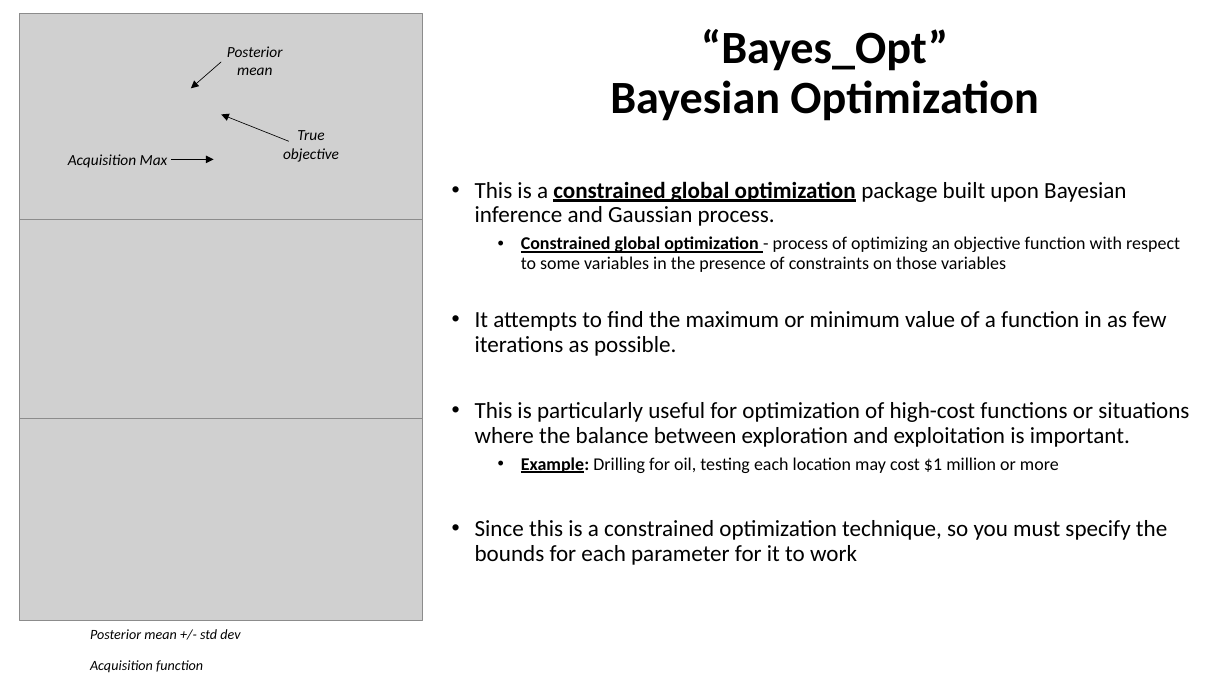
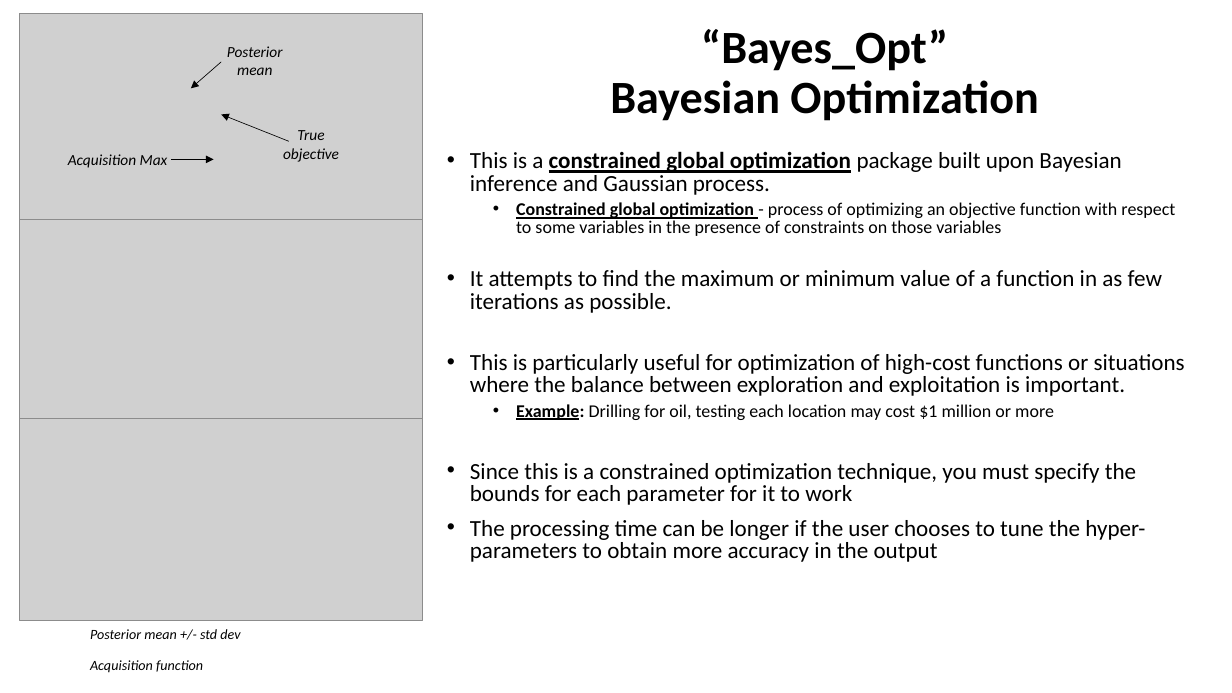
Before and after one commit to Optimistic-Optimizers/Black-Box-Optimization, a slide deck: slide 4 of Exploring Various Optimizers (1).pptx. Drawn at 1232x693 pixels with LibreOffice and Linux fonts; fonts in the diff are those of the drawing; grey boxes stand for pictures; background and template pictures are left out. Boxes give left, top, right and bottom in pixels: in the first picture for what was removed or moved away, otherwise in the second. Text is boxed around its words. In the diff, an @@ line names an element or a change of style, - is before the commit and + after.

```diff
--- a/Exploring Various Optimizers (1).pptx
+++ b/Exploring Various Optimizers (1).pptx
@@ text "This is a constrained global ..." moved from (x1=475, y1=181, x2=1189, y2=565) to (x1=470, y1=151, x2=1185, y2=562) @@
@@ text at (x1=470, y1=151, x2=1185, y2=420): line spacing 0.9 to 0.8 @@
@@ text at (x1=470, y1=463, x2=1145, y2=562): text changed @@
-  • Since this is a constrained optimization technique, so you must specify the bounds for each parameter for it to work
+  • Since this is a constrained optimization technique, you must specify the bounds for each parameter for it to work
+  • The processing time can be longer if the user chooses to tune the hyper-parameters to obtain more accuracy in the output
```
Also in this commit, not shown: 4 other slides changed.
